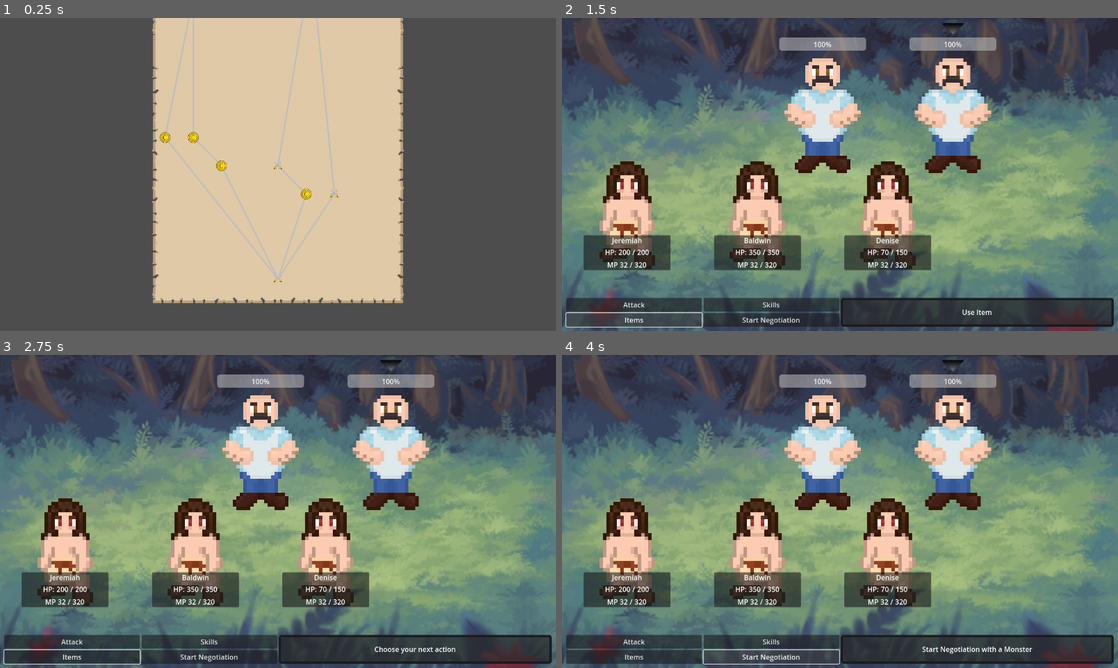
Above: before the commit, frames 1-4 (two rows, left to right).
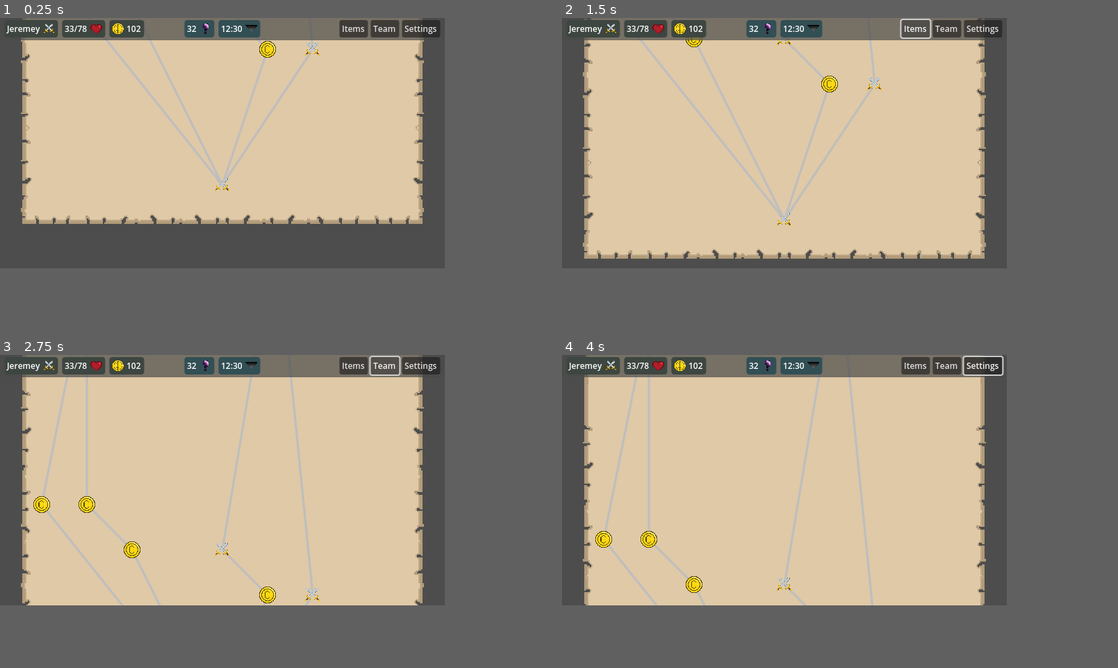
Above: after the commit, the same moments.

Repository: Willi-bot/GameProject
Game: Godot game, scene res://scenes/overworld/overworld.tscn
The game is run twice, just before and just after one commit, with the same random seed, the same clock (stepped at 60 frames per second) and the same inputs. This scene is started directly instead of the project's main scene.
Inputs (mouse positions are in pixels of both pictures, inside the frame that each line leads up to):
- Up to frame 1 (0.25 s): no input
- Up to frame 2 (1.5 s): click (895, 193) at 0.52 s; click "Items" at 1.25 s
- Up to frame 3 (2.75 s): click (483, 367) at 2 s, where only the run after the commit has a clickable "Team"
- Up to frame 4 (4 s): click (1090, 367) at 2.75 s, where only the run after the commit has a clickable "Settings"; click (773, 655) at 3.5 s, where only the run before the commit has a clickable "Start Negotiation"
In our replay, the window is 800x450 before the commit and 640x360 after it. These sizes can differ from the game's own. Grey fills any space a smaller window leaves; there, only what the larger window draws over its background counts as a difference.

The runs differ from the first frame. In frame 1, 34% of the frame differs, in the area x 1-80%, y 0-92%; in frame 2, 87%; in frame 3, 87%; in frame 4, 87%, in the area x 0-100%, y 0-100%.

Commit message:
add first draft of menu bar to overworld

Diff:
--- a/gameproject/project.godot
+++ b/gameproject/project.godot
@@ -17,13 +17,19 @@
 
 [display]
 
-window/size/viewport_width=1280
-window/size/viewport_height=720
-window/stretch/mode="viewport"
+window/size/viewport_width=640
+window/size/viewport_height=360
+window/size/mode=2
+window/stretch/mode="canvas_items"
+window/stretch/scale_mode="integer"
 
 [dotnet]
 
 project/assembly_name="GameProject"
+
+[gui]
+
+common/snap_controls_to_pixels=false
 
 [importer_defaults]
 
@@ -57,6 +63,6 @@
 
 [rendering]
 
+textures/canvas_textures/default_texture_filter=0
 renderer/rendering_method="gl_compatibility"
 renderer/rendering_method.mobile="gl_compatibility"
-2d/snap/snap_2d_transforms_to_pixel=true
--- a/gameproject/scenes/overworld/camera_2d.gd
+++ b/gameproject/scenes/overworld/camera_2d.gd
@@ -1,30 +1,23 @@
 extends Camera2D
 
-var pan_speed: float = 200.0  # Speed of panning in pixels per second
-var edge_threshold: int = 50  # Distance from the screen edge to start panning
-
+var pan_speed: float = 200.0
+var edge_threshold: int = 50
 
 func _process(delta: float):
-	# Get the mouse position and screen dimensions
 	var mouse_pos = get_viewport().get_mouse_position()
 	var screen_size = get_viewport().get_visible_rect().size
 
-	# Calculate the vertical movement
 	var move_y = 0.0
 	if mouse_pos.y <= edge_threshold:
-		move_y = -pan_speed * delta  # Pan up
+		move_y = -pan_speed * delta
 	elif mouse_pos.y >= screen_size.y - edge_threshold:
-		move_y = pan_speed * delta  # Pan down
+		move_y = pan_speed * delta
 
-	# Move the camera, clamping to the TextureRect bounds
-	var texture_rect = get_parent().get_node("TextureRect")  # Adjust path as needed
+	var texture_rect = get_parent().get_node("TextureRect")
 	if texture_rect:
 		var rect_position = texture_rect.position
 		var rect_size = texture_rect.size
 
-		# Get the camera's current position
 		var new_position = position + Vector2(0, move_y)
-
-		# Clamp the camera's y position to stay within the TextureRect bounds
 		new_position.y = clamp(new_position.y, rect_position.y, rect_position.y + rect_size.y - screen_size.y)
 		position = new_position
--- /dev/null
+++ b/gameproject/scenes/overworld/menu_bar.gd
@@ -0,0 +1,23 @@
+extends MenuBar
+
+
+# Called when the node enters the scene tree for the first time.
+func _ready() -> void:
+	pass # Replace with function body.
+
+
+# Called every frame. 'delta' is the elapsed time since the previous frame.
+func _process(delta: float) -> void:
+	pass
+
+
+func _on_items_pressed() -> void:
+	print("Items button pressed")
+
+
+func _on_team_pressed() -> void:
+	print("Teams button pressed")
+
+
+func _on_settings_pressed() -> void:
+	print("Settings button pressed")
--- a/gameproject/scenes/overworld/overworld.tscn
+++ b/gameproject/scenes/overworld/overworld.tscn
@@ -1,9 +1,40 @@
-[gd_scene load_steps=5 format=3 uid="uid://hhvnos2h8e6o"]
+[gd_scene load_steps=14 format=3 uid="uid://hhvnos2h8e6o"]
 
 [ext_resource type="Texture2D" uid="uid://bbr4xuk1m3n02" path="res://imgs/map.png" id="1_4dm7d"]
 [ext_resource type="PackedScene" uid="uid://bsy40uqn1b4gh" path="res://scenes/pause_menu/pause_menu.tscn" id="1_bkvdd"]
 [ext_resource type="Script" path="res://scenes/overworld/overworld.gd" id="1_vif6w"]
 [ext_resource type="Script" path="res://scenes/overworld/camera_2d.gd" id="3_jjmku"]
+[ext_resource type="Script" path="res://scenes/overworld/menu_bar.gd" id="3_n567t"]
+[ext_resource type="Texture2D" uid="uid://bqo7kqo71nbre" path="res://imgs/overworld_icons/battle_icon_top_menu.png" id="5_4qf84"]
+[ext_resource type="Texture2D" uid="uid://c05p73gg1mvcw" path="res://imgs/overworld_icons/hear_icon_top_menu.png" id="6_crrf5"]
+[ext_resource type="Texture2D" uid="uid://cqlnvarsqeias" path="res://imgs/overworld_icons/coin_icon_top_menu.png" id="7_un8em"]
+[ext_resource type="Texture2D" uid="uid://b2tgn71mejkg6" path="res://imgs/overworld_icons/question_mark_icon.png" id="8_7ftgb"]
+[ext_resource type="Texture2D" uid="uid://c16f4sj5ycduf" path="res://imgs/target_icon.png" id="9_lpb8i"]
+
+[sub_resource type="StyleBoxFlat" id="StyleBoxFlat_gpnix"]
+bg_color = Color(0.294118, 0.294118, 0.294118, 0.709804)
+
+[sub_resource type="StyleBoxFlat" id="StyleBoxFlat_qs3os"]
+content_margin_left = 4.0
+content_margin_top = 4.0
+content_margin_right = 4.0
+content_margin_bottom = 4.0
+bg_color = Color(0.238593, 0.273226, 0.252163, 1)
+corner_radius_top_left = 4
+corner_radius_top_right = 4
+corner_radius_bottom_right = 4
+corner_radius_bottom_left = 4
+
+[sub_resource type="StyleBoxFlat" id="StyleBoxFlat_sgjmk"]
+content_margin_left = 4.0
+content_margin_top = 4.0
+content_margin_right = 4.0
+content_margin_bottom = 4.0
+bg_color = Color(0.194052, 0.311339, 0.32989, 1)
+corner_radius_top_left = 4
+corner_radius_top_right = 4
+corner_radius_bottom_right = 4
+corner_radius_bottom_left = 4
 
 [node name="Overworld" type="Control"]
 layout_mode = 3
@@ -21,9 +52,9 @@
 anchor_top = 1.0
 anchor_right = 0.5
 anchor_bottom = 1.0
-offset_left = -160.0
-offset_top = -640.0
-offset_right = 160.0
+offset_left = -320.0
+offset_top = -1280.0
+offset_right = 320.0
 grow_horizontal = 2
 grow_vertical = 0
 texture = ExtResource("1_4dm7d")
@@ -32,8 +63,168 @@
 anchor_mode = 0
 script = ExtResource("3_jjmku")
 
+[node name="MenuBar" type="MenuBar" parent="Camera2D"]
+z_index = 100
+offset_right = 640.0
+offset_bottom = 32.0
+script = ExtResource("3_n567t")
+
+[node name="Background" type="PanelContainer" parent="Camera2D/MenuBar"]
+layout_mode = 1
+anchors_preset = 15
+anchor_right = 1.0
+anchor_bottom = 1.0
+grow_horizontal = 2
+grow_vertical = 2
+theme_override_styles/panel = SubResource("StyleBoxFlat_gpnix")
+
+[node name="Info" type="HBoxContainer" parent="Camera2D/MenuBar"]
+layout_mode = 1
+anchors_preset = -1
+anchor_left = 0.01
+anchor_right = 0.99
+anchor_bottom = 1.0
+grow_horizontal = 2
+grow_vertical = 2
+
+[node name="PlayerInfo" type="HBoxContainer" parent="Camera2D/MenuBar/Info"]
+layout_mode = 2
+size_flags_horizontal = 2
+theme_override_constants/separation = 6
+
+[node name="NameContainer" type="PanelContainer" parent="Camera2D/MenuBar/Info/PlayerInfo"]
+layout_mode = 2
+size_flags_horizontal = 4
+size_flags_vertical = 4
+theme_override_styles/panel = SubResource("StyleBoxFlat_qs3os")
+
+[node name="Name" type="HBoxContainer" parent="Camera2D/MenuBar/Info/PlayerInfo/NameContainer"]
+layout_mode = 2
+
+[node name="Name" type="Label" parent="Camera2D/MenuBar/Info/PlayerInfo/NameContainer/Name"]
+layout_mode = 2
+size_flags_horizontal = 4
+size_flags_vertical = 1
+theme_override_font_sizes/font_size = 12
+text = "Jeremey"
+vertical_alignment = 1
+
+[node name="PlayerIcon" type="TextureRect" parent="Camera2D/MenuBar/Info/PlayerInfo/NameContainer/Name"]
+layout_mode = 2
+texture = ExtResource("5_4qf84")
+expand_mode = 2
+
+[node name="HealthContainer" type="PanelContainer" parent="Camera2D/MenuBar/Info/PlayerInfo"]
+layout_mode = 2
+size_flags_horizontal = 4
+size_flags_vertical = 4
+theme_override_styles/panel = SubResource("StyleBoxFlat_qs3os")
+
+[node name="Health" type="HBoxContainer" parent="Camera2D/MenuBar/Info/PlayerInfo/HealthContainer"]
+layout_mode = 2
+
+[node name="Health" type="Label" parent="Camera2D/MenuBar/Info/PlayerInfo/HealthContainer/Health"]
+layout_mode = 2
+size_flags_horizontal = 6
+theme_override_font_sizes/font_size = 12
+text = "33/78"
+
+[node name="HealthIcon" type="TextureRect" parent="Camera2D/MenuBar/Info/PlayerInfo/HealthContainer/Health"]
+layout_mode = 2
+texture = ExtResource("6_crrf5")
+expand_mode = 2
+
+[node name="GoldContainer" type="PanelContainer" parent="Camera2D/MenuBar/Info/PlayerInfo"]
+layout_mode = 2
+size_flags_vertical = 4
+theme_override_styles/panel = SubResource("StyleBoxFlat_qs3os")
+
+[node name="Gold" type="HBoxContainer" parent="Camera2D/MenuBar/Info/PlayerInfo/GoldContainer"]
+layout_mode = 2
+
+[node name="GoldIcon" type="TextureRect" parent="Camera2D/MenuBar/Info/PlayerInfo/GoldContainer/Gold"]
+layout_mode = 2
+texture = ExtResource("7_un8em")
+expand_mode = 2
+
+[node name="Gold" type="Label" parent="Camera2D/MenuBar/Info/PlayerInfo/GoldContainer/Gold"]
+layout_mode = 2
+size_flags_horizontal = 6
+theme_override_font_sizes/font_size = 12
+text = "102"
+
+[node name="GameInfo" type="HBoxContainer" parent="Camera2D/MenuBar/Info"]
+layout_mode = 2
+theme_override_constants/separation = 6
+
+[node name="LevelContainer" type="PanelContainer" parent="Camera2D/MenuBar/Info/GameInfo"]
+layout_mode = 2
+size_flags_horizontal = 4
+size_flags_vertical = 4
+theme_override_styles/panel = SubResource("StyleBoxFlat_sgjmk")
+
+[node name="Level" type="HBoxContainer" parent="Camera2D/MenuBar/Info/GameInfo/LevelContainer"]
+layout_mode = 2
+
+[node name="Level" type="Label" parent="Camera2D/MenuBar/Info/GameInfo/LevelContainer/Level"]
+layout_mode = 2
+size_flags_horizontal = 4
+theme_override_font_sizes/font_size = 12
+text = "32"
+
+[node name="LevelIcon" type="TextureRect" parent="Camera2D/MenuBar/Info/GameInfo/LevelContainer/Level"]
+layout_mode = 2
+texture = ExtResource("8_7ftgb")
+expand_mode = 2
+
+[node name="TimeContainer" type="PanelContainer" parent="Camera2D/MenuBar/Info/GameInfo"]
+layout_mode = 2
+size_flags_horizontal = 4
+size_flags_vertical = 4
+theme_override_styles/panel = SubResource("StyleBoxFlat_sgjmk")
+
+[node name="Time" type="HBoxContainer" parent="Camera2D/MenuBar/Info/GameInfo/TimeContainer"]
+layout_mode = 2
+
+[node name="Time" type="Label" parent="Camera2D/MenuBar/Info/GameInfo/TimeContainer/Time"]
+layout_mode = 2
+size_flags_horizontal = 4
+theme_override_font_sizes/font_size = 12
+text = "12:30"
+
+[node name="TimeIcon" type="TextureRect" parent="Camera2D/MenuBar/Info/GameInfo/TimeContainer/Time"]
+layout_mode = 2
+texture = ExtResource("9_lpb8i")
+expand_mode = 2
+
+[node name="Controls" type="HBoxContainer" parent="Camera2D/MenuBar/Info"]
+layout_mode = 2
+size_flags_horizontal = 10
+
+[node name="Items" type="Button" parent="Camera2D/MenuBar/Info/Controls"]
+layout_mode = 2
+size_flags_vertical = 4
+theme_override_font_sizes/font_size = 12
+text = "Items"
+
+[node name="Team" type="Button" parent="Camera2D/MenuBar/Info/Controls"]
+layout_mode = 2
+size_flags_vertical = 4
+theme_override_font_sizes/font_size = 12
+text = "Team"
+
+[node name="Settings" type="Button" parent="Camera2D/MenuBar/Info/Controls"]
+layout_mode = 2
+size_flags_vertical = 4
+theme_override_font_sizes/font_size = 12
+text = "Settings"
+
 [node name="CanvasLayer" type="CanvasLayer" parent="."]
 visible = false
 
 [node name="PauseMenu" parent="CanvasLayer" instance=ExtResource("1_bkvdd")]
 process_mode = 3
+
+[connection signal="pressed" from="Camera2D/MenuBar/Info/Controls/Items" to="Camera2D/MenuBar" method="_on_items_pressed"]
+[connection signal="pressed" from="Camera2D/MenuBar/Info/Controls/Team" to="Camera2D/MenuBar" method="_on_team_pressed"]
+[connection signal="pressed" from="Camera2D/MenuBar/Info/Controls/Settings" to="Camera2D/MenuBar" method="_on_settings_pressed"]
Binary file added: gameproject/imgs/overworld_icons/battle_icon_top_menu.png
Not shown, added: gameproject/imgs/overworld_icons/battle_icon_top_menu.png.import
Binary file added: gameproject/imgs/overworld_icons/coin_icon_top_menu.png
Not shown, added: gameproject/imgs/overworld_icons/coin_icon_top_menu.png.import
Binary file added: gameproject/imgs/overworld_icons/hear_icon_top_menu.png
Not shown, added: gameproject/imgs/overworld_icons/hear_icon_top_menu.png.import
Binary file added: gameproject/imgs/overworld_icons/heart_icon.png
Not shown, added: gameproject/imgs/overworld_icons/heart_icon.png.import
Binary file added: gameproject/scenes/heart_icon.png
Not shown, added: gameproject/scenes/heart_icon.png.import
